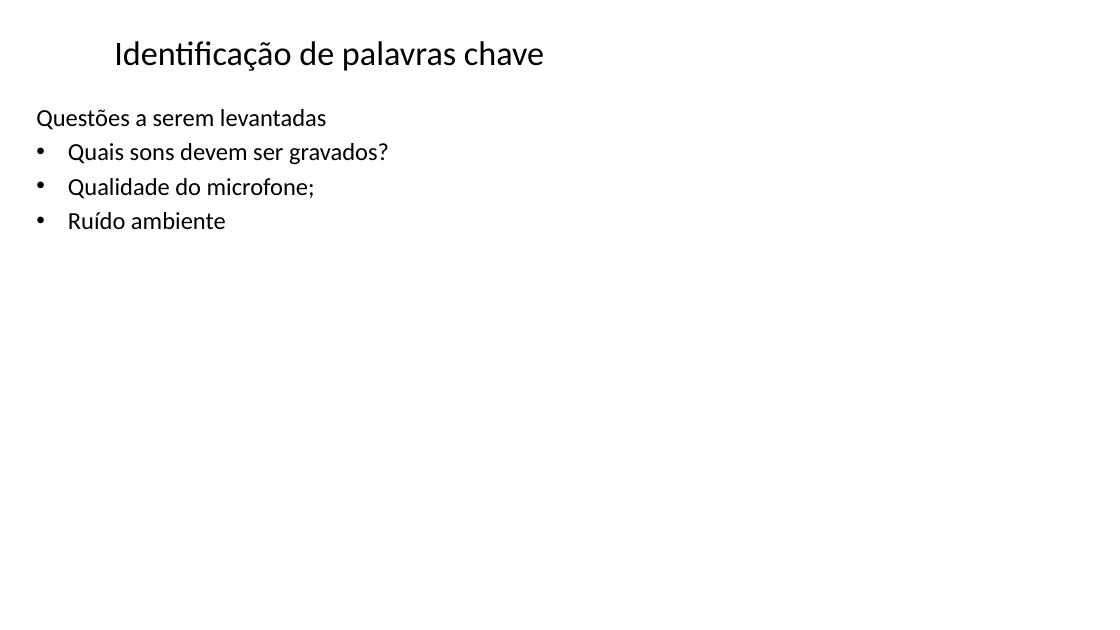
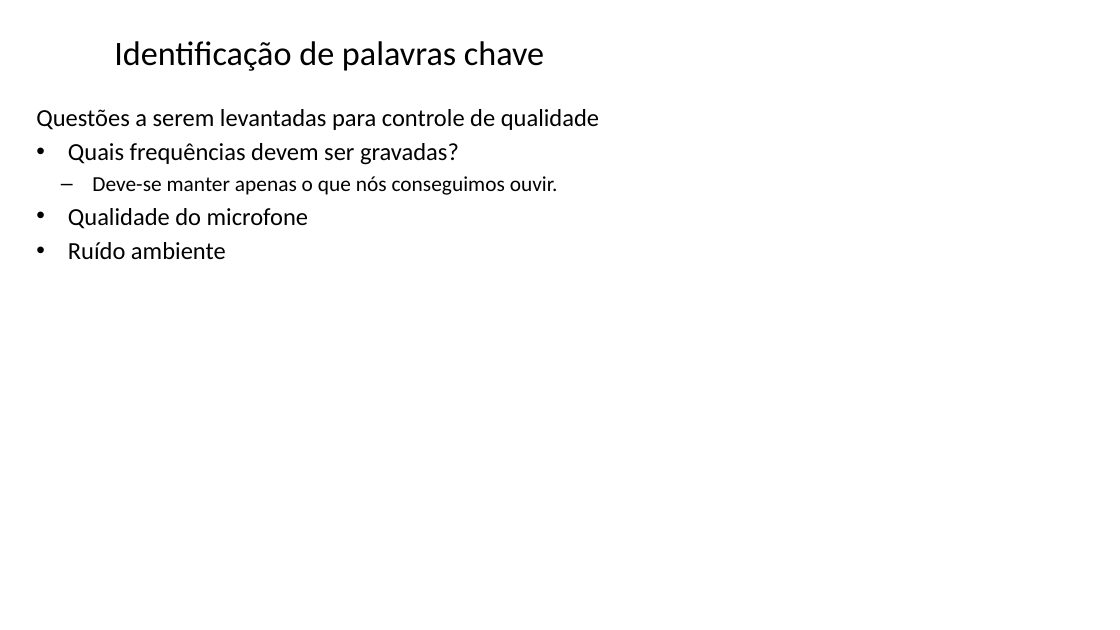
Before and after one commit to zz4fap/tp557-iot-ml, a slide deck: slide 16 of slides/TP557_17_identificação_palavras_chave.pptx. Drawn at 1120x630 pixels with LibreOffice and Linux fonts; fonts in the diff are those of the drawing; background and template pictures are left out. Boxes give left, top, right and bottom in pixels: in the first picture for what was removed or moved away, otherwise in the second. Text is boxed around its words. In the diff, an @@ line names an element or a change of style, - is before the commit and + after.

```diff
--- a/slides/TP557_17_identificação_palavras_chave.pptx
+++ b/slides/TP557_17_identificação_palavras_chave.pptx
@@ text at box(36, 109, 599, 229): text changed @@
-Questões a serem levantadas
-• Quais sons devem ser gravados?
-• Qualidade do microfone;
+Questões a serem levantadas para controle de qualidade
+• Quais frequências devem ser gravadas?
+  – Deve-se manter apenas o que nós conseguimos ouvir.
+• Qualidade do microfone
```
Also in this commit, not shown: 16 other slides changed, 10 slides added, 2 slides removed, 1 other file.
